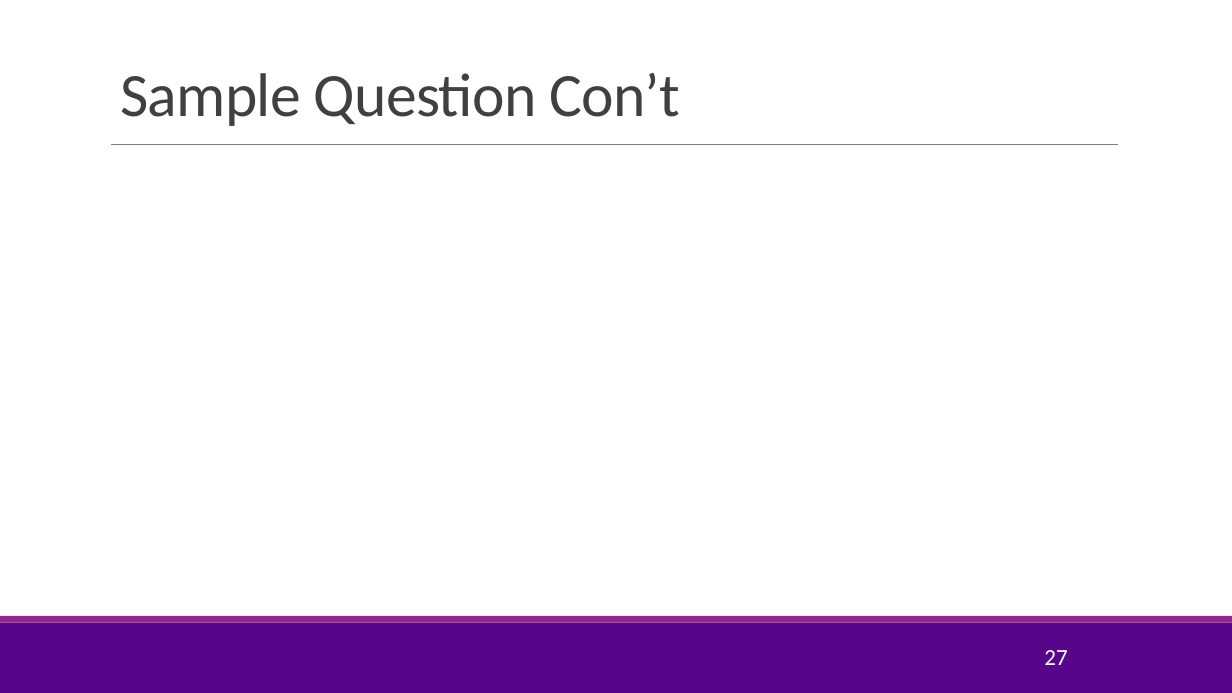
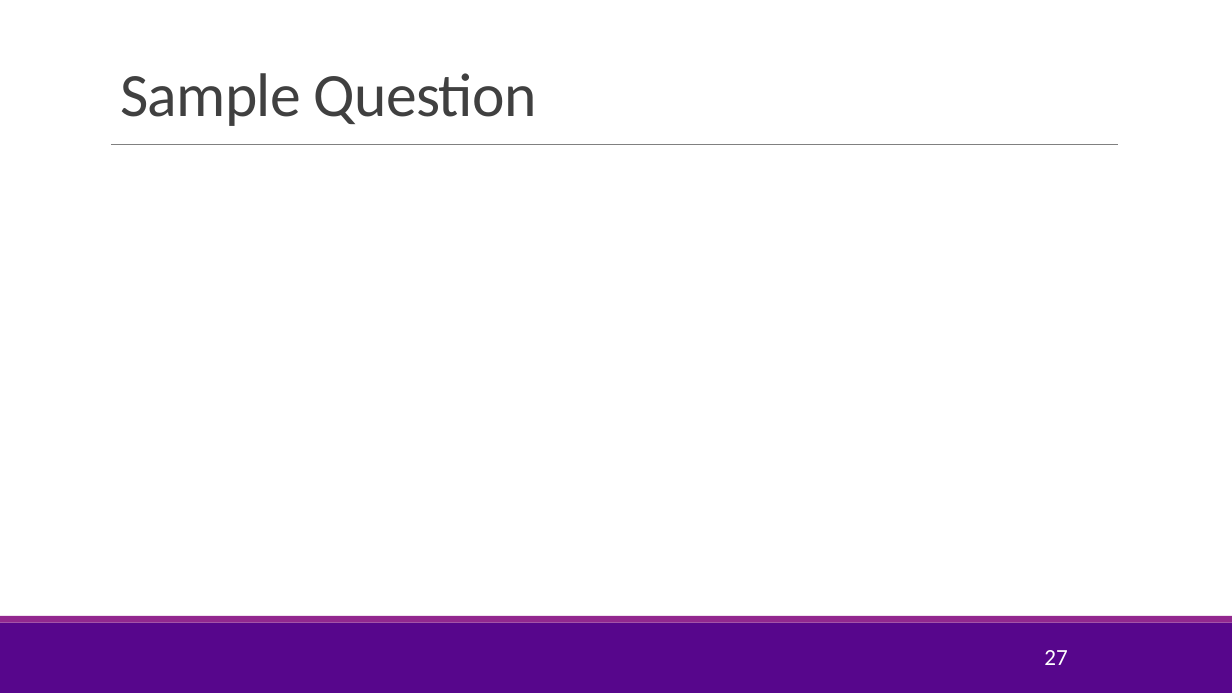
Before and after one commit to sdrangan/digitalcomm, a slide deck: slide 27 of Lectures/Unit06_Demod.pptx. Drawn at 1232x693 pixels with LibreOffice and Linux fonts; fonts in the diff are those of the drawing; grey boxes stand for pictures; background and template pictures are left out. Boxes give left, top, right and bottom in pixels: in the first picture for what was removed or moved away, otherwise in the second. Text is boxed around its words. In the diff, an @@ line names an element or a change of style, - is before the commit and + after.

```diff
--- a/Lectures/Unit06_Demod.pptx
+++ b/Lectures/Unit06_Demod.pptx
@@ title at (120,73,537,126): text changed @@
-Sample Question Con’t
+Sample Question
```
Also in this commit, not shown: 1 other slide changed, 4 slides added, 2 slides removed, 4 other files.
